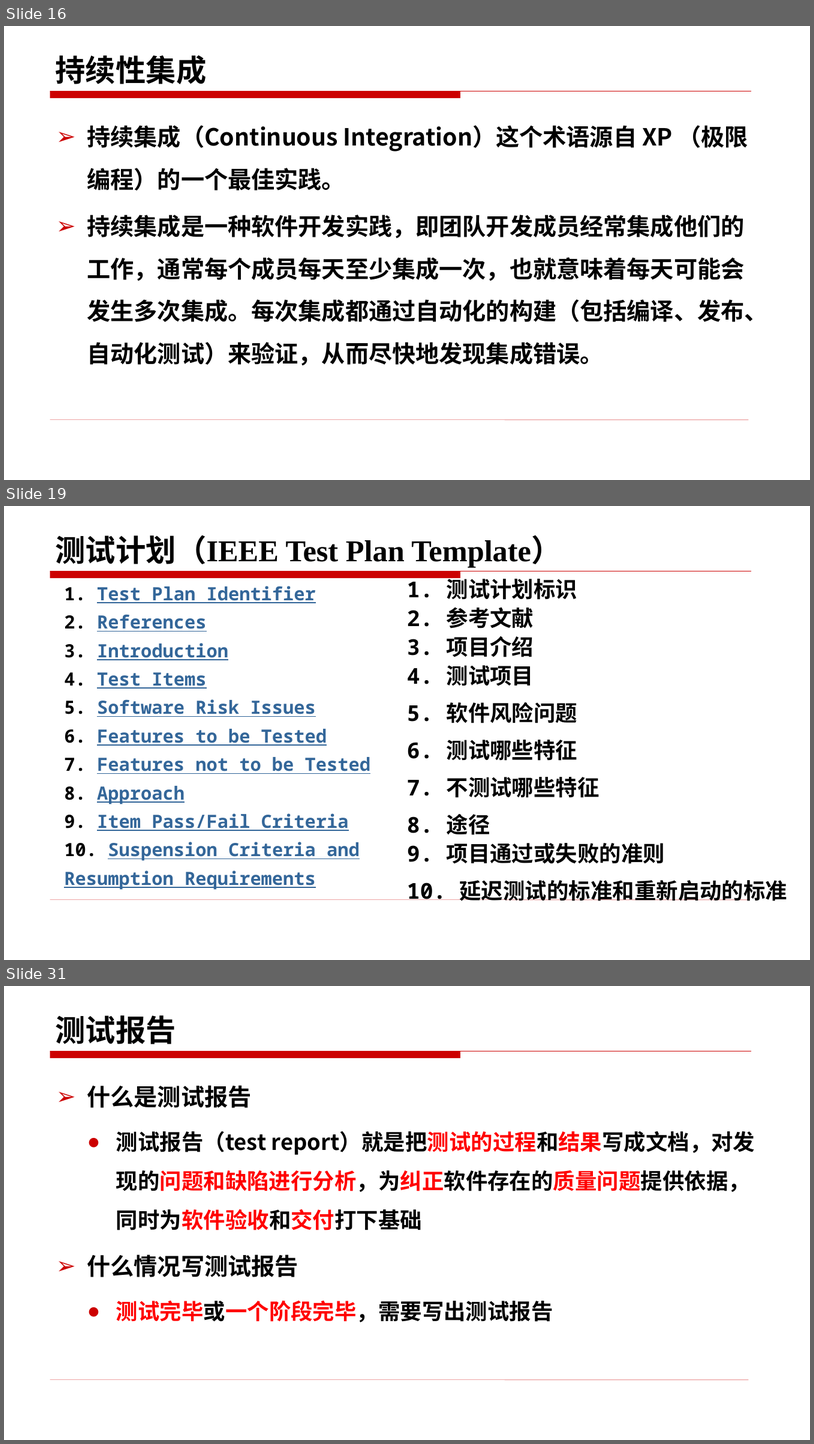
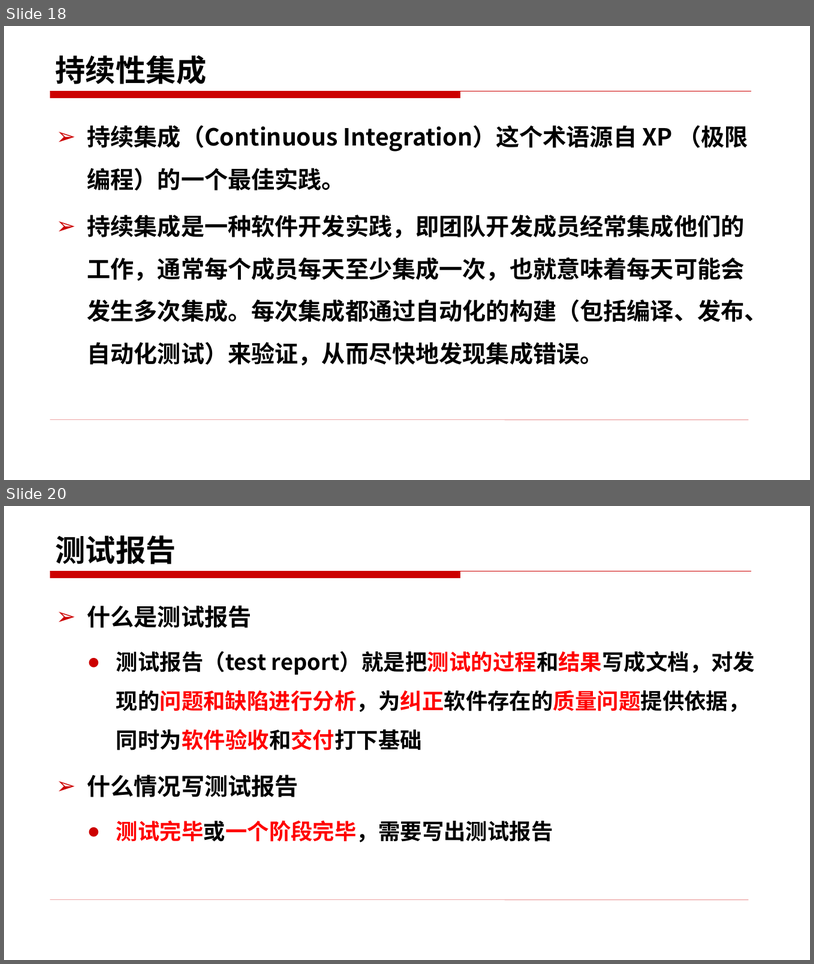
Before and after one commit to edu2act/course-foundation-software-tesing, a slide deck: materials/slides/11.1.pptx. Shown one above the other, each under a label of ours: slides 16, 19 and 31 before the commit, slides 18 and 20 after it; the slides between them are not shown. The pictures are 814x1444 and 814x964 pixels, drawn with LibreOffice and Linux fonts; fonts in the diff are those of the drawing. Boxes give left, top, right and bottom in pixels: in the first picture for what was removed or moved away, otherwise in the second. Text is boxed around its words. In the diff, an @@ line names an element or a change of style, - is before the commit and + after.

Commit message:
验收测试

```diff
--- a/materials/slides/11.1.pptx
+++ b/materials/slides/11.1.pptx
@@ slide 19 removed at [4,506,810,960], background #FFFFFF; not listed: 2 template elements that a slide beside it also shows @@
@@ title removed at [56,535,561,568] @@
-测试计划（IEEE Test Plan Template）
@@ text removed at [407,575,788,901] @@
-1. 测试计划标识
-2. 参考文献
-3. 项目介绍
-4. 测试项目
-5. 软件风险问题
-6. 测试哪些特征
-7. 不测试哪些特征
-8. 途径
-9. 项目通过或失败的准则
-10. 延迟测试的标准和重新启动的标准
@@ text removed at [64,586,371,889] @@
-1. Test Plan Identifier
-2. References
-3. Introduction
-4. Test Items
-5. Software Risk Issues
-6. Features to be Tested
-7. Features not to be Tested
-8. Approach
-9. Item Pass/Fail Criteria
-10. Suspension Criteria and Resumption Requirements
@@ what was slide 16 is now slide 18 @@
@@ what was slide 31 is now slide 20 @@
```
Also in this commit, not shown: 8 slides changed, 3 slides added, 13 other slides removed.
